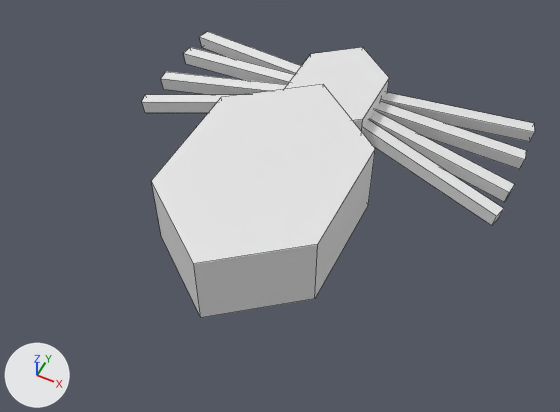
A saved change to the Blender file src/world/entity/catalog/spider/graphics/spider.blend.
Before and after are seen from a camera (50 mm lens) standing at (0.421, -0.902, 1.052) and looking at (0.007, -0.074, 0.017). Arrows for +X, +Y and +Z are at lower left; the lights stay in place. Mesh edges are drawn as thin lines.

The older version as bpy lines, for what is in view:
```python
ob_cube = bpy.data.objects.new('Cube', me_cube_001)
ob_cube.location = (-0.073, 0.165, 0.0624)
ob_cube.rotation_euler = (-0.0167, -0.153, 0.109)  # degrees (-1, -8.8, 6.2)
ob_cube.scale = (0.294, 0.0251, 0.0267)
ob_cube_001 = bpy.data.objects.new('Cube.001', me_cube_001)
ob_cube_001.location = (-0.073, 0.193, 0.0624)
ob_cube_001.rotation_euler = (0.0176, -0.153, -0.115)  # degrees (1, -8.8, -6.6)
ob_cube_001.scale = (0.294, 0.0251, 0.0267)
ob_cube_002 = bpy.data.objects.new('Cube.002', me_cube_001)
ob_cube_002.location = (-0.073, 0.221, 0.0624)
ob_cube_002.rotation_euler = (0.0368, -0.15, -0.242)  # degrees (2.1, -8.6, -14)
ob_cube_002.scale = (0.298, 0.0249, 0.0267)
ob_cube_003 = bpy.data.objects.new('Cube.003', me_cube_001)
ob_cube_003.location = (-0.073, 0.136, 0.0624)
ob_cube_003.rotation_euler = (-0.0432, -0.148, 0.285)  # degrees (-2.5, -8.5, 16)
ob_cube_003.scale = (0.299, 0.0248, 0.0267)
ob_cube_004 = bpy.data.objects.new('Cube.004', me_cube_001)
ob_cube_004.location = (0.0727, 0.222, 0.0624)
ob_cube_004.rotation_euler = (0.0345, 0.119, 0.284)  # degrees (2, 6.8, 16)
ob_cube_004.scale = (-0.299, -0.0248, 0.0267)
ob_cube_005 = bpy.data.objects.new('Cube.005', me_cube_001)
ob_cube_005.location = (0.0727, 0.137, 0.0624)
ob_cube_005.rotation_euler = (-0.0294, 0.12, -0.241)  # degrees (-1.7, 6.9, -14)
ob_cube_005.scale = (-0.298, -0.0249, 0.0267)
ob_cube_006 = bpy.data.objects.new('Cube.006', me_cube_001)
ob_cube_006.location = (0.0727, 0.164, 0.0624)
ob_cube_006.rotation_euler = (-0.014, 0.123, -0.114)  # degrees (-0.8, 7, -6.5)
ob_cube_006.scale = (-0.294, -0.0251, 0.0267)
ob_cube_007 = bpy.data.objects.new('Cube.007', me_cube_001)
ob_cube_007.location = (0.0727, 0.193, 0.0624)
ob_cube_007.rotation_euler = (0.0134, 0.123, 0.109)  # degrees (0.8, 7, 6.2)
ob_cube_007.scale = (-0.294, -0.0251, 0.0267)
ob_cylinder = bpy.data.objects.new('Cylinder', me_cylinder)
ob_cylinder.location = (0.0, -0.113, 0.0837)
ob_cylinder.scale = (0.169, 0.228, 0.0698)
# also in view: 'Cylinder.001' at (0.0, 0.177, 0.066)
```
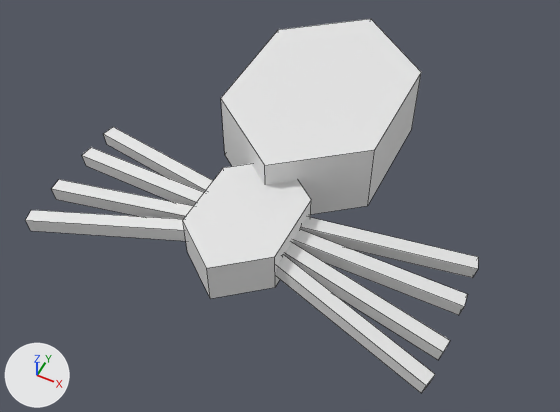
Commit message: [spiders] Rework spider simulation

The change, as a list of edits to the scene's bpy script:
```text
Change ob_cube_007:
    add ob_cube_007.parent = ob_cylinder
    add ob_cube_007.matrix_parent_inverse = Matrix(((10.46, 0.0, 0.0, 0.0), (0.0, 7.557, 0.0, -1.334), (0.0, 0.0, 24.73, -1.627), (0.0, 0.0, 0.0, 1.0)))
    ob_cube_007.location: (0.0727, 0.193, 0.0624) -> (-0.073, 0.165, 0.0624)
    ob_cube_007.rotation_euler: (0.0134, 0.123, 0.109) -> (-0.0167, -0.153, 0.109)  # degrees (0.8, 7, 6.2) -> degrees (-1, -8.8, 6.2)
    ob_cube_007.scale: (-0.294, -0.0251, 0.0267) -> (0.294, 0.0251, 0.0267)
Change ob_cube_006:
    add ob_cube_006.parent = ob_cylinder
    add ob_cube_006.matrix_parent_inverse = Matrix(((10.46, 0.0, 0.0, 0.0), (0.0, 7.557, 0.0, -1.334), (0.0, 0.0, 24.73, -1.627), (0.0, 0.0, 0.0, 1.0)))
    ob_cube_006.location: (0.0727, 0.164, 0.0624) -> (-0.073, 0.193, 0.0624)
    ob_cube_006.rotation_euler: (-0.014, 0.123, -0.114) -> (0.0176, -0.153, -0.115)  # degrees (-0.8, 7, -6.5) -> degrees (1, -8.8, -6.6)
    ob_cube_006.scale: (-0.294, -0.0251, 0.0267) -> (0.294, 0.0251, 0.0267)
Change ob_cube_005:
    add ob_cube_005.parent = ob_cylinder
    add ob_cube_005.matrix_parent_inverse = Matrix(((10.46, 0.0, 0.0, 0.0), (0.0, 7.557, 0.0, -1.334), (0.0, 0.0, 24.73, -1.627), (0.0, 0.0, 0.0, 1.0)))
    ob_cube_005.location: (0.0727, 0.137, 0.0624) -> (-0.073, 0.221, 0.0624)
    ob_cube_005.rotation_euler: (-0.0294, 0.12, -0.241) -> (0.0368, -0.15, -0.242)  # degrees (-1.7, 6.9, -14) -> degrees (2.1, -8.6, -14)
    ob_cube_005.scale: (-0.298, -0.0249, 0.0267) -> (0.298, 0.0249, 0.0267)
Change ob_cube_004:
    add ob_cube_004.parent = ob_cylinder
    add ob_cube_004.matrix_parent_inverse = Matrix(((10.46, 0.0, 0.0, 0.0), (0.0, 7.557, 0.0, -1.334), (0.0, 0.0, 24.73, -1.627), (0.0, 0.0, 0.0, 1.0)))
    ob_cube_004.location: (0.0727, 0.222, 0.0624) -> (-0.073, 0.136, 0.0624)
    ob_cube_004.rotation_euler: (0.0345, 0.119, 0.284) -> (-0.0432, -0.148, 0.285)  # degrees (2, 6.8, 16) -> degrees (-2.5, -8.5, 16)
    ob_cube_004.scale: (-0.299, -0.0248, 0.0267) -> (0.299, 0.0248, 0.0267)
Change ob_cube_003:
    add ob_cube_003.parent = ob_cylinder
    add ob_cube_003.matrix_parent_inverse = Matrix(((10.46, 0.0, 0.0, 0.0), (0.0, 7.557, 0.0, -1.334), (0.0, 0.0, 24.73, -1.627), (0.0, 0.0, 0.0, 1.0)))
    ob_cube_003.location: (-0.073, 0.136, 0.0624) -> (0.0727, 0.222, 0.0624)
    ob_cube_003.rotation_euler: (-0.0432, -0.148, 0.285) -> (0.0345, 0.119, 0.284)  # degrees (-2.5, -8.5, 16) -> degrees (2, 6.8, 16)
    ob_cube_003.scale: (0.299, 0.0248, 0.0267) -> (-0.299, -0.0248, 0.0267)
Change ob_cube_002:
    add ob_cube_002.parent = ob_cylinder
    add ob_cube_002.matrix_parent_inverse = Matrix(((10.46, 0.0, 0.0, 0.0), (0.0, 7.557, 0.0, -1.334), (0.0, 0.0, 24.73, -1.627), (0.0, 0.0, 0.0, 1.0)))
    ob_cube_002.location: (-0.073, 0.221, 0.0624) -> (0.0727, 0.137, 0.0624)
    ob_cube_002.rotation_euler: (0.0368, -0.15, -0.242) -> (-0.0294, 0.12, -0.241)  # degrees (2.1, -8.6, -14) -> degrees (-1.7, 6.9, -14)
    ob_cube_002.scale: (0.298, 0.0249, 0.0267) -> (-0.298, -0.0249, 0.0267)
Change ob_cube_001:
    add ob_cube_001.parent = ob_cylinder
    add ob_cube_001.matrix_parent_inverse = Matrix(((10.46, 0.0, 0.0, 0.0), (0.0, 7.557, 0.0, -1.334), (0.0, 0.0, 24.73, -1.627), (0.0, 0.0, 0.0, 1.0)))
    ob_cube_001.location: (-0.073, 0.193, 0.0624) -> (0.0727, 0.164, 0.0624)
    ob_cube_001.rotation_euler: (0.0176, -0.153, -0.115) -> (-0.014, 0.123, -0.114)  # degrees (1, -8.8, -6.6) -> degrees (-0.8, 7, -6.5)
    ob_cube_001.scale: (0.294, 0.0251, 0.0267) -> (-0.294, -0.0251, 0.0267)
Change ob_cube:
    add ob_cube.parent = ob_cylinder
    add ob_cube.matrix_parent_inverse = Matrix(((10.46, 0.0, 0.0, 0.0), (0.0, 7.557, 0.0, -1.334), (0.0, 0.0, 24.73, -1.627), (0.0, 0.0, 0.0, 1.0)))
    ob_cube.location: (-0.073, 0.165, 0.0624) -> (0.0727, 0.193, 0.0624)
    ob_cube.rotation_euler: (-0.0167, -0.153, 0.109) -> (0.0134, 0.123, 0.109)  # degrees (-1, -8.8, 6.2) -> degrees (0.8, 7, 6.2)
    ob_cube.scale: (0.294, 0.0251, 0.0267) -> (-0.294, -0.0251, 0.0267)
Change ob_cylinder_001:
    ob_cylinder_001: bpy.data.objects.new('Cylinder.001', me_cylinder_001) -> bpy.data.objects.new('Cylinder.001', me_cylinder)
    add ob_cylinder_001.parent = ob_spider
    ob_cylinder_001.location: (0.0, 0.177, 0.0658) -> (0.0, -0.113, 0.0837)
    ob_cylinder_001.scale: (0.0956, 0.132, 0.0404) -> (0.169, 0.228, 0.0698)
Change ob_cylinder:
    add ob_cylinder.parent = ob_spider
    ob_cylinder.location: (0.0, -0.113, 0.0837) -> (0.0, 0.177, 0.0658)
    ob_cylinder.scale: (0.169, 0.228, 0.0698) -> (0.0956, 0.132, 0.0404)
Add ob_spider:
    ob_spider = bpy.data.objects.new('Spider', None)
    ob_spider.location = (0.0, 0.0, 0.0)
    ob_spider.rotation_euler = (0.0, 0.0, 3.142)  # degrees (0, 0, 180)
```

Changed parts and their boxes (x1, y1, x2, y2) in the pictures (560 x 412 px):
'Cylinder', moved, rescaled (43% narrower, 42% shorter)
    before: (151, 84, 375, 318)
    after: (183, 164, 311, 299)
'Cylinder.001', reshaped, moved, rescaled
    before: (284, 47, 389, 133)
    after: (221, 19, 421, 214)
'Cube.005', moved, rescaled, turned
    before: (363, 120, 504, 225)
    after: (277, 255, 435, 393)
'Cube.007', moved, rescaled, turned
    before: (376, 102, 527, 169)
    after: (293, 230, 467, 315)
'Cube.006', moved, rescaled, turned
    before: (370, 111, 515, 202)
    after: (285, 242, 450, 360)
'Cube.004', moved, rescaled, turned
    before: (381, 92, 535, 142)
    after: (301, 217, 478, 278)
'Cube.003', moved, rescaled, turned
    before: (142, 94, 243, 113)
    after: (26, 210, 186, 241)
'Cube', moved, rescaled, turned
    before: (161, 72, 287, 94)
    after: (52, 179, 193, 219)
'Cube.001', moved, rescaled, turned
    before: (183, 47, 294, 85)
    after: (82, 147, 204, 206)
'Cube.002', moved, rescaled, turned
    before: (200, 31, 301, 75)
    after: (104, 127, 213, 192)
